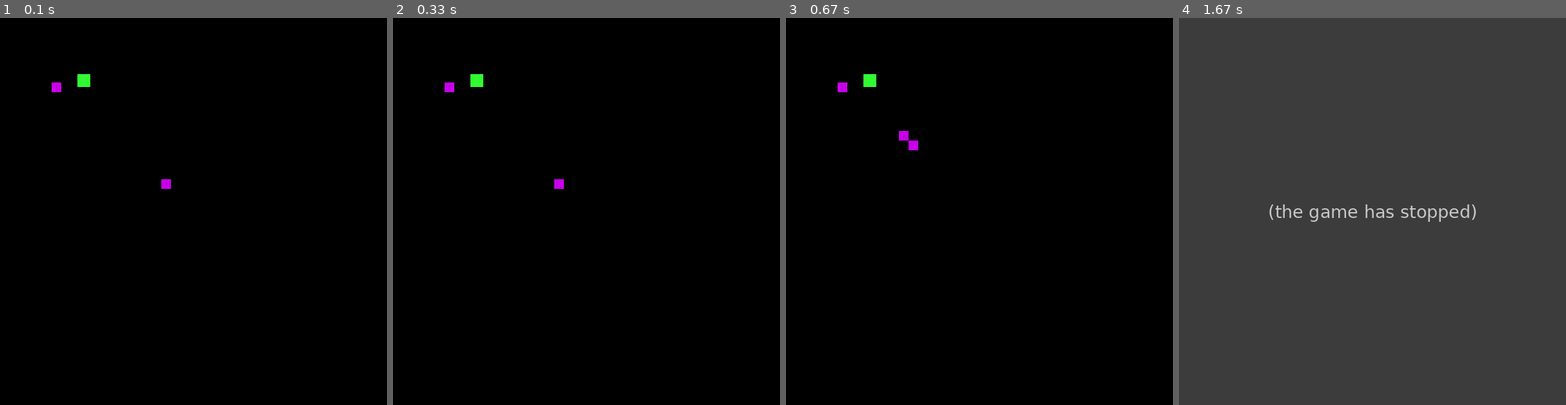
Above: before the commit, frames 1-4 (left to right).
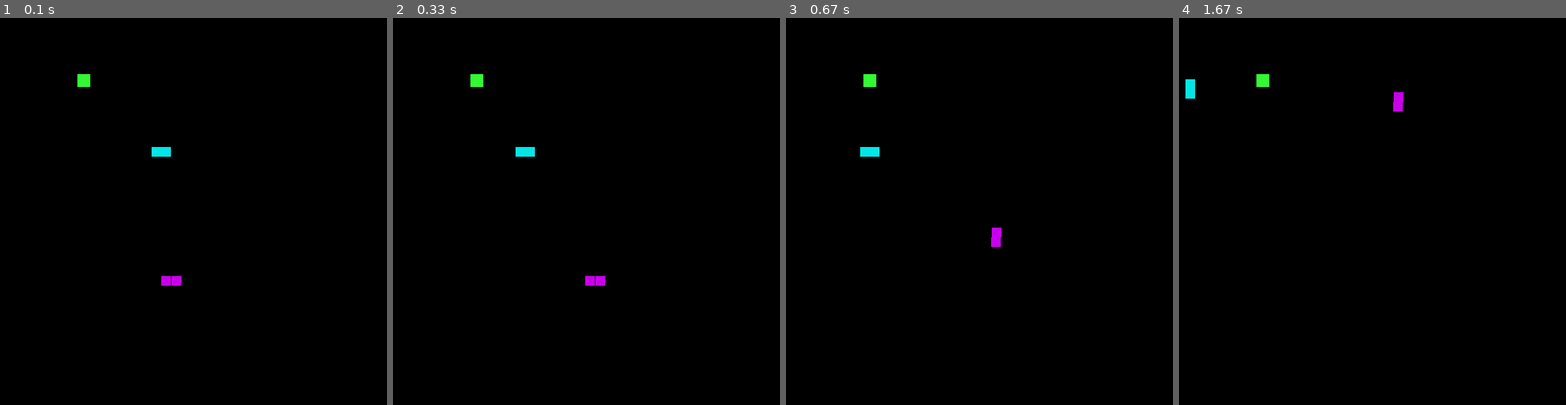
Above: after the commit, the same moments.

Repository: ajdavozelj/pygame_snakegame
Game: pygame game, started from snake-pygame.py
Two runs of this game, one before a commit and one after it. Both use one fixed random seed, a clock stepped at 60 frames per second and the inputs below.
Inputs:
- Up to frame 1 (0.1 s): no input
- Up to frame 2 (0.33 s): no input
- Up to frame 3 (0.67 s): tap W at 0.33 s
- Up to frame 4 (1.67 s): hold Up 1.17-1.63 s

The runs differ from the first frame. In frame 1, 0.4% of the frame differs, in the area x 13-47%, y 16-70%; in frame 2, 0.4%; in frame 3, 0.4%; in frame 4, 100%, in the area x 0-100%, y 0-100%.
Before the commit the program exited at 1.32 s; later frames show no game.

Commit message:
delujoci kacici

Diff:
--- a/snake-pygame.py
+++ b/snake-pygame.py
@@ -49,12 +49,13 @@
 #def hranjenje():
 smerN = "D"
 smerD = "left"
-barva = (200,0,233)
+barvaE = (200,0,233)
+barvaD = (0,230,230)
 hitrost = 15
 exit = False
 hranakoordinate = [120,87]
-kaca = [[250, 250], [230,250]]
-kacaD = [[80,100], [100,100]]
+kaca = [[250, 400], [230,400]]
+kacaD = [[250,200], [260,200]]
 
 while not exit:
     pygame.time.wait(70)
@@ -87,6 +88,7 @@
         kaca[-1-i][1] = kaca[-2-i][1]
 
     if smerN == "D":
+        print(hitrost)
         kaca[0][0] += hitrost
     if smerN == "A":
         kaca[0][0] -= hitrost
@@ -102,25 +104,33 @@
         kacaD[-1 - k][1] = kacaD[-2 - k][1]
 
     if smerD == "right":
-        kaca[0][0] += hitrost
+        kacaD[0][0] += hitrost
     elif smerD == "left":
-        kaca[0][0] -= hitrost
+        kacaD[0][0] -= hitrost
     elif smerD == "up":
-        kaca[0][1] -= hitrost
+        kacaD[0][1] -= hitrost
     elif smerD == "down":
-        kaca[0][1] += hitrost
+        kacaD[0][1] += hitrost
 
-    print(kaca)
+    kaca[0][0] +=1
     #izrisovanje kac
+    glavaE = pygame.Rect(kaca[0][0], kaca[0][1], 15, 15)
+    glavaD = pygame.Rect(kacaD[0][0], kacaD[0][1], 15, 15)
+
+
     for j in kaca:
         kacica = pygame.Rect(j[0], j[1], 15, 15)
-        pygame.draw.rect(canvas, barva, kacica)
+        pygame.draw.rect(canvas, barvaE, kacica)
+        if glavaD.colliderect(kacica):
+            exit = True
         if j[0] > 585 or j[0] < 0 or j[1] > 585 or j[1] < 0:
             exit = True
 
     for l in kacaD:
         kacicaD = pygame.Rect(l[0], l[1], 15, 15)
-        pygame.draw.rect(canvas, barva, kacicaD)
+        pygame.draw.rect(canvas, barvaD, kacicaD)
+        if glavaE.colliderect(kacicaD):
+            exit = True
         if l[0] > 585 or l[0] < 0 or l[1] > 585 or l[1] < 0:
             exit = True
 
@@ -128,12 +138,14 @@
     hrana = pygame.Rect(hranakoordinate[0], hranakoordinate[1], 20, 20)
     pygame.draw.rect(canvas, (50, 250, 50),hrana)
 
-    glava = pygame.Rect(kaca[0][0], kaca[0][1], 15, 15)
-    if glava.colliderect(hrana):
+    if glavaE.colliderect(hrana):
         hranakoordinate[0] = random.randint(50,550)
         hranakoordinate[1] = random.randint(50, 550)
-
-        kaca.append([1,1])
+        kaca.append([1, 1])
+    elif glavaD.colliderect(hrana):
+        hranakoordinate[0] = random.randint(50,550)
+        hranakoordinate[1] = random.randint(50, 550)
+        kacaD.append([1,1])
 
 
     for event in pygame.event.get():
